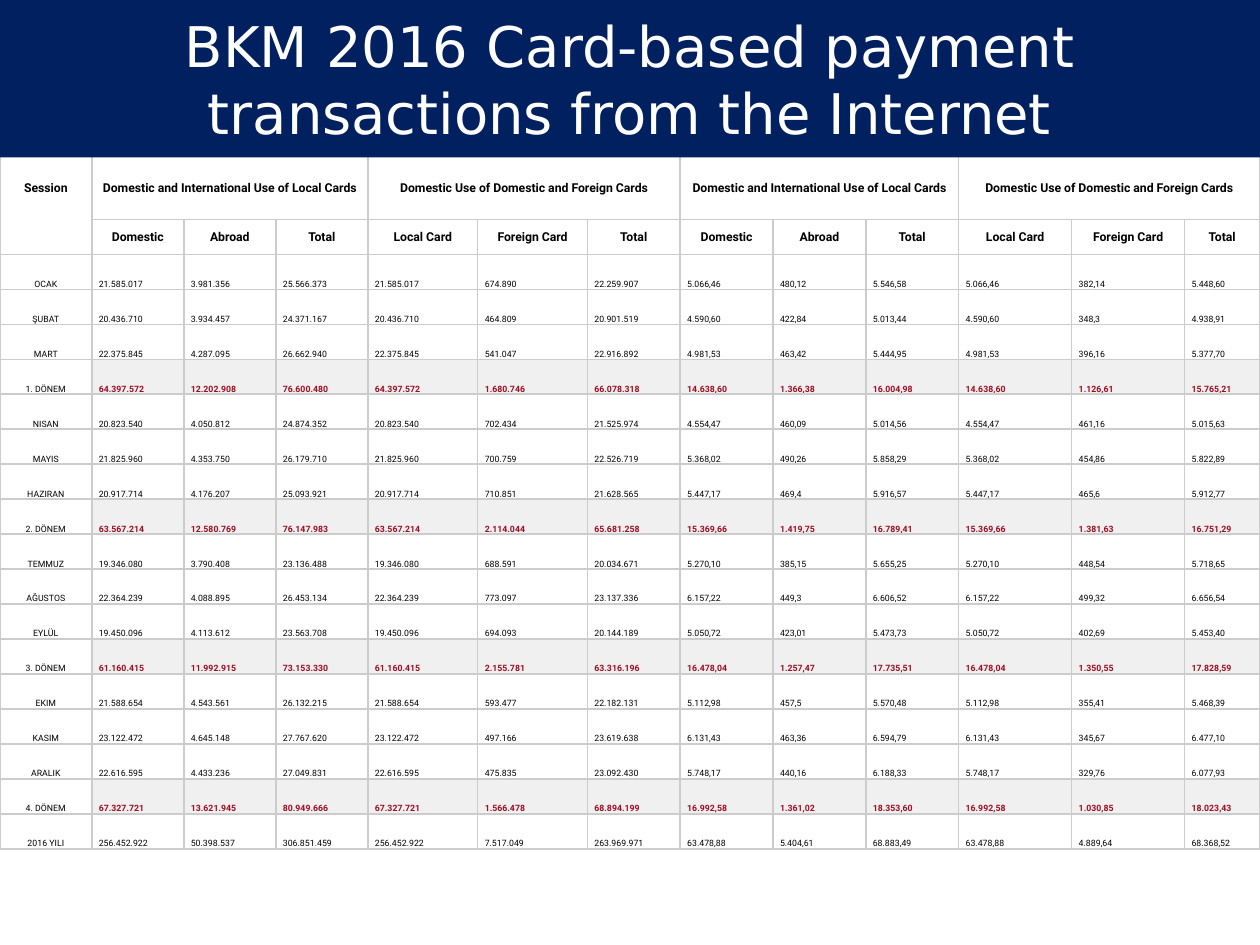
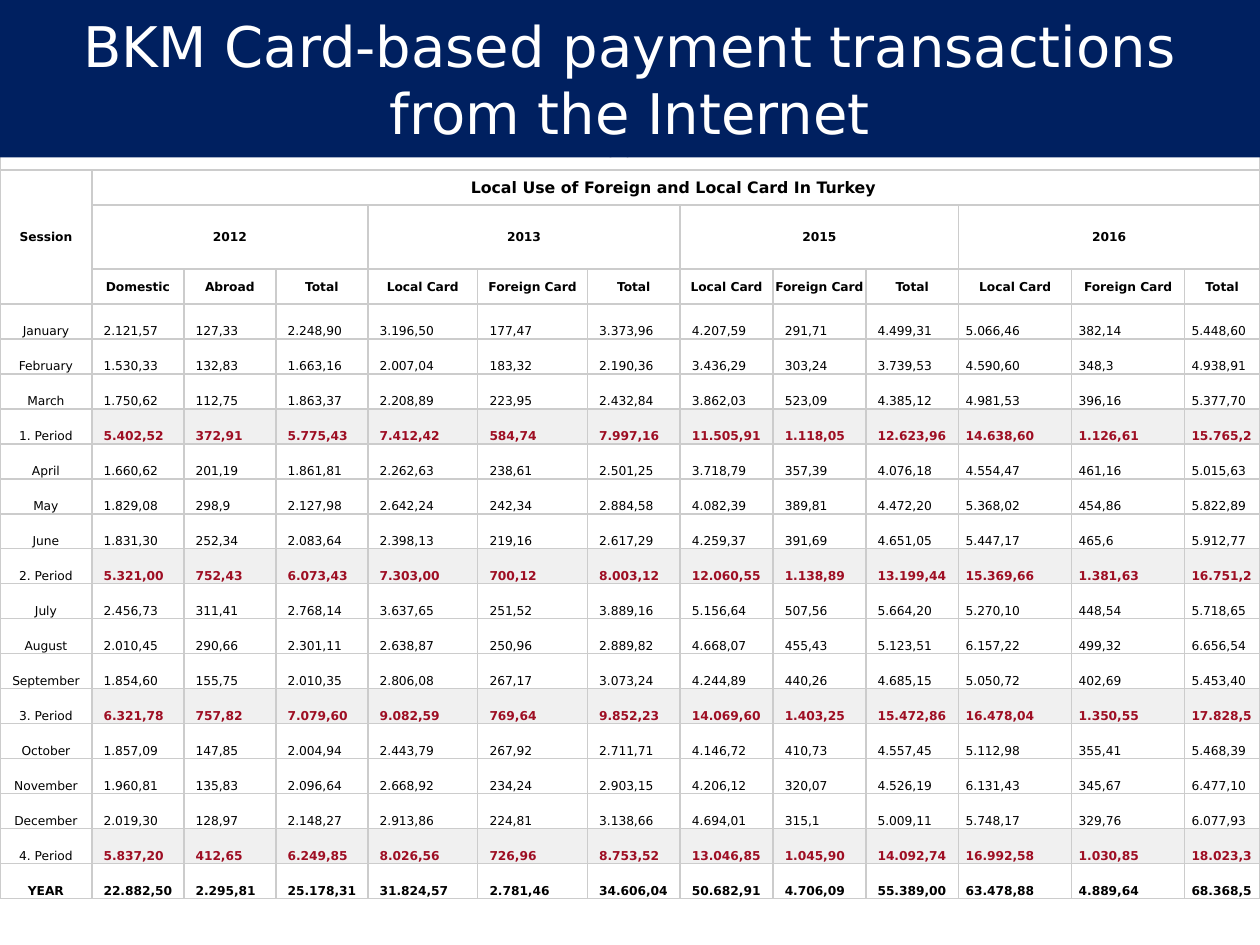
Before and after one commit to hakanyildiz/BIM444-Computer-Engineering-Apps, a slide deck: slide 9 of Documents/DUYARLIOL.pptx. Drawn at 1260x945 pixels with LibreOffice and Linux fonts; fonts in the diff are those of the drawing. Boxes give left, top, right and bottom in pixels: in the first picture for what was removed or moved away, otherwise in the second. Text is boxed around its words. In the diff, an @@ line names an element or a change of style, - is before the commit and + after.

```diff
--- a/Documents/DUYARLIOL.pptx
+++ b/Documents/DUYARLIOL.pptx
@@ text in rectangle at box(83, 24, 1175, 135): text changed @@
-BKM 2016 Card-based payment transactions from the Internet
+BKM Card-based payment transactions from the Internet
@@ table at box(0, 135, 1260, 901) @@
-row 2, column 2: İşlem Adedi
+row 2, column 2: Local Use of Foreign and Local Card In Turkey
-row 2, column 8: İşlem Tutarı (Milyon TL)
+row 2, column 8: 
-row 3:  | Domestic and International Use of Local Cards |  |  | Domestic Use of Domestic and Foreign Cards |  |  | Domestic and International Use of Local Cards |  |  | Domestic Use of Domestic and Foreign Cards |  | 
+row 3:  | 2012 |  |  | 2013 |  |  | 2015 |  |  | 2016 |  | 
-row 4, column 8: Domestic
+row 4, column 8: Local Card
-row 4, column 9: Abroad
+row 4, column 9: Foreign Card
-row 5: OCAK | 21.585.017 | 3.981.356 | 25.566.373 | 21.585.017 | 674.890 | 22.259.907 | 5.066,46 | 480,12 | 5.546,58 | 5.066,46 | 382,14 | 5.448,60
+row 5: January | 2.121,57 | 127,33 | 2.248,90 | 3.196,50 | 177,47 | 3.373,96 | 4.207,59 | 291,71 | 4.499,31 | 5.066,46 | 382,14 | 5.448,60
-row 6: ŞUBAT | 20.436.710 | 3.934.457 | 24.371.167 | 20.436.710 | 464.809 | 20.901.519 | 4.590,60 | 422,84 | 5.013,44 | 4.590,60 | 348,3 | 4.938,91
+row 6: February | 1.530,33 | 132,83 | 1.663,16 | 2.007,04 | 183,32 | 2.190,36 | 3.436,29 | 303,24 | 3.739,53 | 4.590,60 | 348,3 | 4.938,91
-row 7: MART | 22.375.845 | 4.287.095 | 26.662.940 | 22.375.845 | 541.047 | 22.916.892 | 4.981,53 | 463,42 | 5.444,95 | 4.981,53 | 396,16 | 5.377,70
+row 7: March | 1.750,62 | 112,75 | 1.863,37 | 2.208,89 | 223,95 | 2.432,84 | 3.862,03 | 523,09 | 4.385,12 | 4.981,53 | 396,16 | 5.377,70
-row 8: 1. DÖNEM | 64.397.572 | 12.202.908 | 76.600.480 | 64.397.572 | 1.680.746 | 66.078.318 | 14.638,60 | 1.366,38 | 16.004,98 | 14.638,60 | 1.126,61 | 15.765,21
+row 8: 1. Period | 5.402,52 | 372,91 | 5.775,43 | 7.412,42 | 584,74 | 7.997,16 | 11.505,91 | 1.118,05 | 12.623,96 | 14.638,60 | 1.126,61 | 15.765,2
-row 9: NISAN | 20.823.540 | 4.050.812 | 24.874.352 | 20.823.540 | 702.434 | 21.525.974 | 4.554,47 | 460,09 | 5.014,56 | 4.554,47 | 461,16 | 5.015,63
+row 9: April | 1.660,62 | 201,19 | 1.861,81 | 2.262,63 | 238,61 | 2.501,25 | 3.718,79 | 357,39 | 4.076,18 | 4.554,47 | 461,16 | 5.015,63
-row 10: MAYIS | 21.825.960 | 4.353.750 | 26.179.710 | 21.825.960 | 700.759 | 22.526.719 | 5.368,02 | 490,26 | 5.858,29 | 5.368,02 | 454,86 | 5.822,89
+row 10: May | 1.829,08 | 298,9 | 2.127,98 | 2.642,24 | 242,34 | 2.884,58 | 4.082,39 | 389,81 | 4.472,20 | 5.368,02 | 454,86 | 5.822,89
-row 11: HAZIRAN | 20.917.714 | 4.176.207 | 25.093.921 | 20.917.714 | 710.851 | 21.628.565 | 5.447,17 | 469,4 | 5.916,57 | 5.447,17 | 465,6 | 5.912,77
+row 11: June | 1.831,30 | 252,34 | 2.083,64 | 2.398,13 | 219,16 | 2.617,29 | 4.259,37 | 391,69 | 4.651,05 | 5.447,17 | 465,6 | 5.912,77
-row 12: 2. DÖNEM | 63.567.214 | 12.580.769 | 76.147.983 | 63.567.214 | 2.114.044 | 65.681.258 | 15.369,66 | 1.419,75 | 16.789,41 | 15.369,66 | 1.381,63 | 16.751,29
+row 12: 2. Period | 5.321,00 | 752,43 | 6.073,43 | 7.303,00 | 700,12 | 8.003,12 | 12.060,55 | 1.138,89 | 13.199,44 | 15.369,66 | 1.381,63 | 16.751,2
-row 13: TEMMUZ | 19.346.080 | 3.790.408 | 23.136.488 | 19.346.080 | 688.591 | 20.034.671 | 5.270,10 | 385,15 | 5.655,25 | 5.270,10 | 448,54 | 5.718,65
+row 13: July | 2.456,73 | 311,41 | 2.768,14 | 3.637,65 | 251,52 | 3.889,16 | 5.156,64 | 507,56 | 5.664,20 | 5.270,10 | 448,54 | 5.718,65
-row 14: AĞUSTOS | 22.364.239 | 4.088.895 | 26.453.134 | 22.364.239 | 773.097 | 23.137.336 | 6.157,22 | 449,3 | 6.606,52 | 6.157,22 | 499,32 | 6.656,54
+row 14: August | 2.010,45 | 290,66 | 2.301,11 | 2.638,87 | 250,96 | 2.889,82 | 4.668,07 | 455,43 | 5.123,51 | 6.157,22 | 499,32 | 6.656,54
-row 15: EYLÜL | 19.450.096 | 4.113.612 | 23.563.708 | 19.450.096 | 694.093 | 20.144.189 | 5.050,72 | 423,01 | 5.473,73 | 5.050,72 | 402,69 | 5.453,40
+row 15: September | 1.854,60 | 155,75 | 2.010,35 | 2.806,08 | 267,17 | 3.073,24 | 4.244,89 | 440,26 | 4.685,15 | 5.050,72 | 402,69 | 5.453,40
-row 16: 3. DÖNEM | 61.160.415 | 11.992.915 | 73.153.330 | 61.160.415 | 2.155.781 | 63.316.196 | 16.478,04 | 1.257,47 | 17.735,51 | 16.478,04 | 1.350,55 | 17.828,59
+row 16: 3. Period | 6.321,78 | 757,82 | 7.079,60 | 9.082,59 | 769,64 | 9.852,23 | 14.069,60 | 1.403,25 | 15.472,86 | 16.478,04 | 1.350,55 | 17.828,5
-row 17: EKIM | 21.588.654 | 4.543.561 | 26.132.215 | 21.588.654 | 593.477 | 22.182.131 | 5.112,98 | 457,5 | 5.570,48 | 5.112,98 | 355,41 | 5.468,39
+row 17: October | 1.857,09 | 147,85 | 2.004,94 | 2.443,79 | 267,92 | 2.711,71 | 4.146,72 | 410,73 | 4.557,45 | 5.112,98 | 355,41 | 5.468,39
-row 18: KASIM | 23.122.472 | 4.645.148 | 27.767.620 | 23.122.472 | 497.166 | 23.619.638 | 6.131,43 | 463,36 | 6.594,79 | 6.131,43 | 345,67 | 6.477,10
+row 18: November | 1.960,81 | 135,83 | 2.096,64 | 2.668,92 | 234,24 | 2.903,15 | 4.206,12 | 320,07 | 4.526,19 | 6.131,43 | 345,67 | 6.477,10
-row 19: ARALIK | 22.616.595 | 4.433.236 | 27.049.831 | 22.616.595 | 475.835 | 23.092.430 | 5.748,17 | 440,16 | 6.188,33 | 5.748,17 | 329,76 | 6.077,93
+row 19: December | 2.019,30 | 128,97 | 2.148,27 | 2.913,86 | 224,81 | 3.138,66 | 4.694,01 | 315,1 | 5.009,11 | 5.748,17 | 329,76 | 6.077,93
-row 20: 4. DÖNEM | 67.327.721 | 13.621.945 | 80.949.666 | 67.327.721 | 1.566.478 | 68.894.199 | 16.992,58 | 1.361,02 | 18.353,60 | 16.992,58 | 1.030,85 | 18.023,43
+row 20: 4. Period | 5.837,20 | 412,65 | 6.249,85 | 8.026,56 | 726,96 | 8.753,52 | 13.046,85 | 1.045,90 | 14.092,74 | 16.992,58 | 1.030,85 | 18.023,3
-row 21: 2016 YILI | 256.452.922 | 50.398.537 | 306.851.459 | 256.452.922 | 7.517.049 | 263.969.971 | 63.478,88 | 5.404,61 | 68.883,49 | 63.478,88 | 4.889,64 | 68.368,52
+row 21: YEAR | 22.882,50 | 2.295,81 | 25.178,31 | 31.824,57 | 2.781,46 | 34.606,04 | 50.682,91 | 4.706,09 | 55.389,00 | 63.478,88 | 4.889,64 | 68.368,5
@@ font Roboto to DejaVu Sans in "2016 YILI", "Session", "Domestic", "Abroad" and 54 more places @@
@@ size 5 to 7 pt in "5.066,46", "382,14", "5.448,60", "4.590,60" and 42 more places @@
@@ bold on in "63.478,88", "4.889,64" @@
@@ table: place and size @@
-table at box(0, 86, 1260, 853)
+table at box(0, 135, 1260, 901)
```
Also in this commit, not shown: 2 other slides changed, 1 other file.
